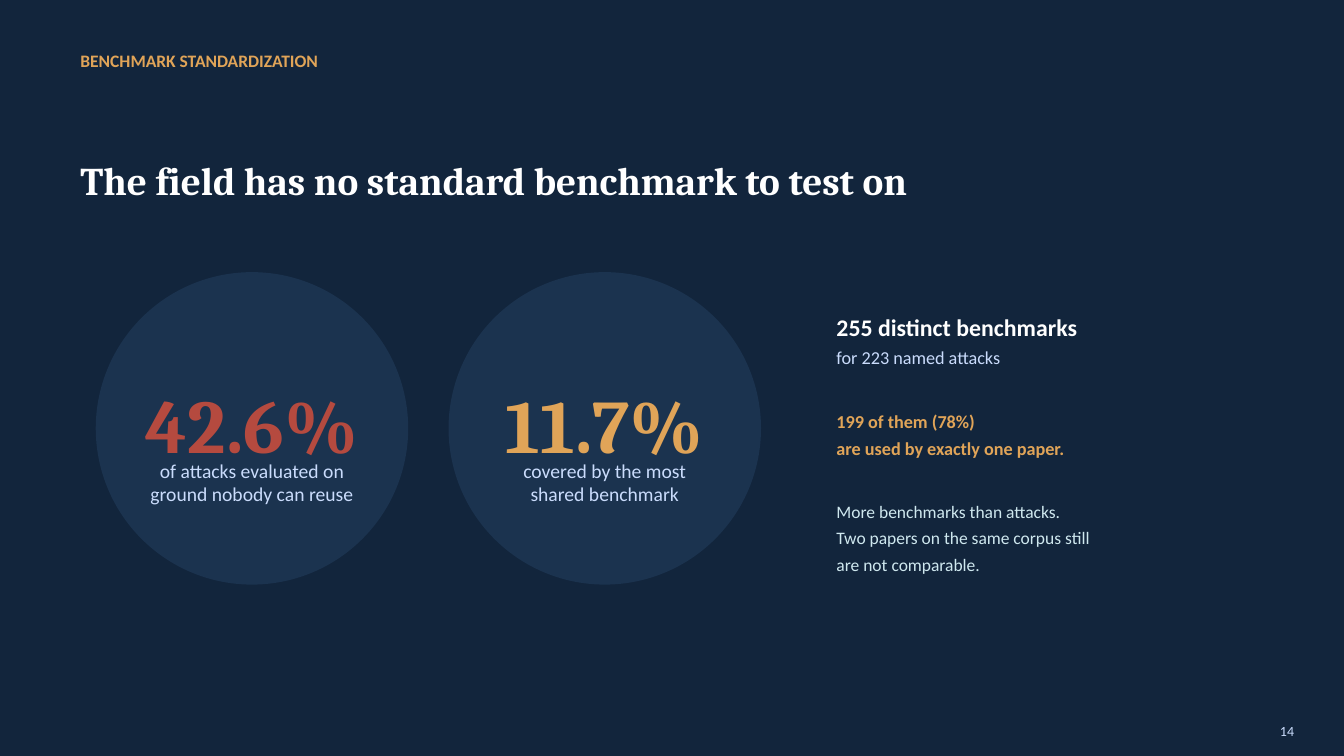
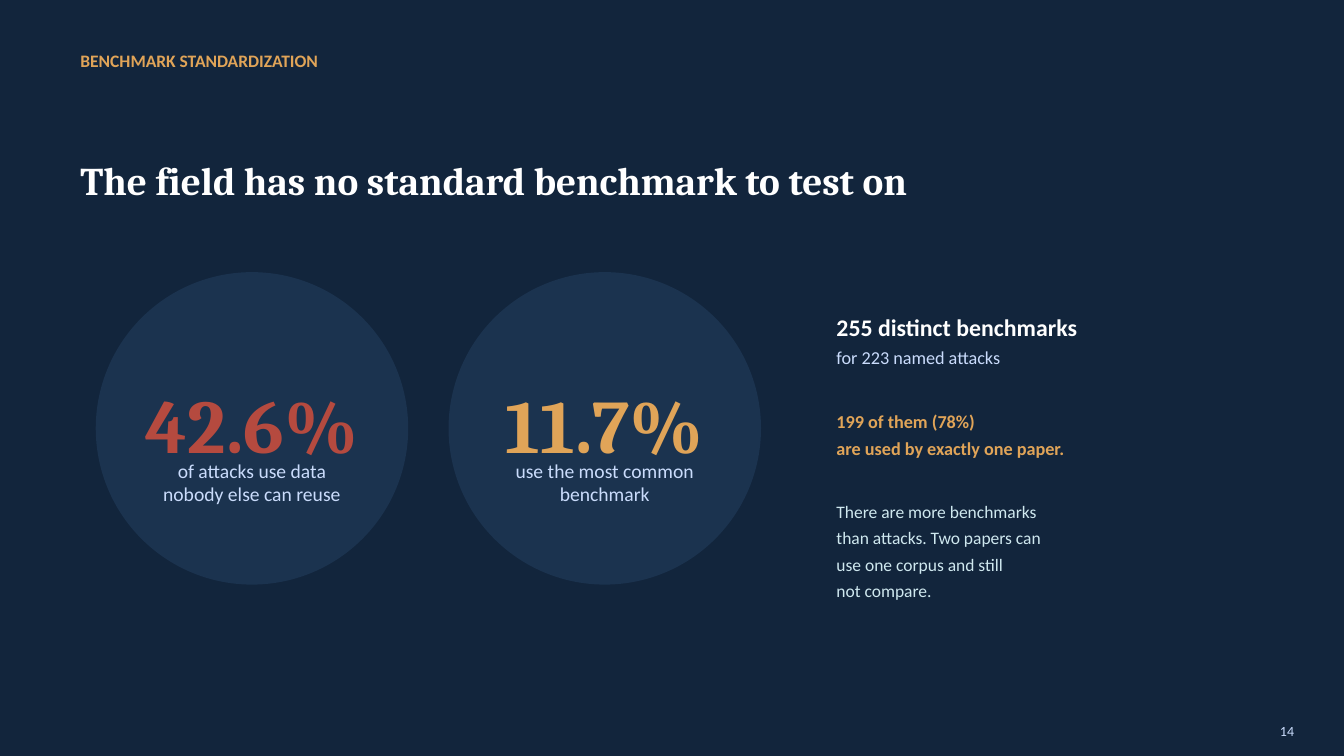
Before and after one commit to Nyamtulla/context_poison, a slide deck: slide 14 of context_sok_results_presentation.pptx. Drawn at 1344x756 pixels with LibreOffice and Linux fonts; fonts in the diff are those of the drawing. Boxes give left, top, right and bottom in pixels: in the first picture for what was removed or moved away, otherwise in the second. Text is boxed around its words. In the diff, an @@ line names an element or a change of style, - is before the commit and + after.

```diff
--- a/context_sok_results_presentation.pptx
+++ b/context_sok_results_presentation.pptx
@@ text at (163,464,340,504): text changed @@
-of attacks evaluated on
-ground nobody can reuse
+of attacks use data
+nobody else can reuse
@@ text at (516,464,693,501): text changed @@
-covered by the most
-shared benchmark
+use the most common
+benchmark
@@ text at (836,506,1041,600): text changed @@
-More benchmarks than attacks.
-Two papers on the same corpus still
-are not comparable.
+There are more benchmarks
+than attacks. Two papers can
+use one corpus and still
+not compare.
```
Also in this commit, not shown: 19 other slides changed, 4 slides added, 5 other files.
